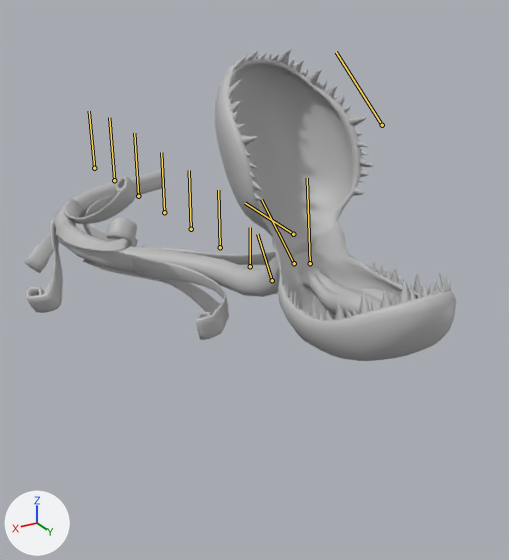
An edit to the FBX model Assets/FBXs/irigoyana_skinned.fbx, drawn before and after from the same camera.
One viewpoint serves both versions: a 50 mm camera at (0.0734, 0.2262, 0.0587) aimed at (0.0025, 0.108, -0.0004). Lighting does not change. The marker at lower left points along +X, +Y and +Z. Both versions are drawn at frame 104 of the action 'Take 001'; the numbers are the values there. The bones that bend it are drawn over the model as lines.

In view in the first picture: 'Irigoyana'.
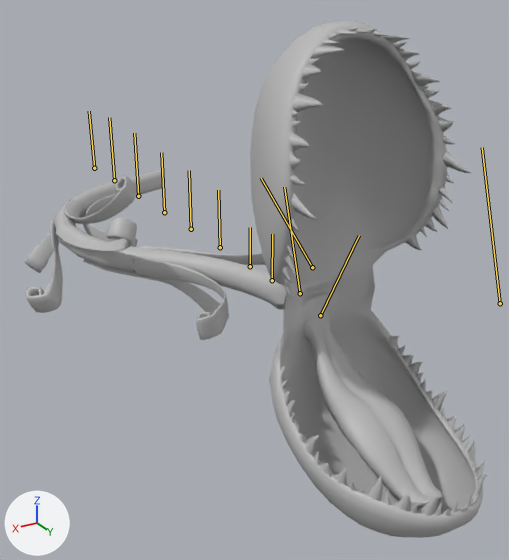
Where the change shows, as pixel boxes [x1, y1, x2, y2] in the pictures (509 x 560 px):
'Irigoyana', posed (7% wider, 65% taller): before [25, 49, 456, 361]; after [25, 21, 488, 538]
bone 'Spine7', root to tip: before (272, 280) to (257, 234); after (272, 280) to (272, 234)
bone 'Head', root to tip: before (294, 263) to (261, 199); after (300, 293) to (284, 187)
bone 'JawUp', root to tip: before (293, 234) to (245, 203); after (312, 267) to (261, 178)
bone 'JawDown', root to tip: before (310, 263) to (307, 178); after (320, 315) to (359, 235)

What changed in the scene script:
```text
Change bone_spine7:
    where bone_spine7 = bpy.data.objects['Armature'].pose.bones['Spine7']  # child of 'Spine6'
    bone_spine7.rotation_quaternion: (0.957, 0.003, 0.002, 0.291) -> (1.0, 0.0, 0.0, 0.0)  # degrees (0, 0, 34) -> degrees (0, 0, 0)
Change bone_head:
    where bone_head = bpy.data.objects['Armature'].pose.bones['Head']  # child of 'Spine7'
    bone_head.scale: (1.0, 1.0, 1.0) -> (1.3, 1.3, 1.3)
Change bone_jawup:
    where bone_jawup = bpy.data.objects['Armature'].pose.bones['JawUp']  # child of 'Head'
    bone_jawup.scale: (1.0, 1.0, 1.0) -> (1.3, 1.3, 1.3)
Change bone_jawdown:
    where bone_jawdown = bpy.data.objects['Armature'].pose.bones['JawDown']  # child of 'Head'
    bone_jawdown.scale: (1.0, 1.0, 1.0) -> (1.3, 1.3, 1.3)
```
